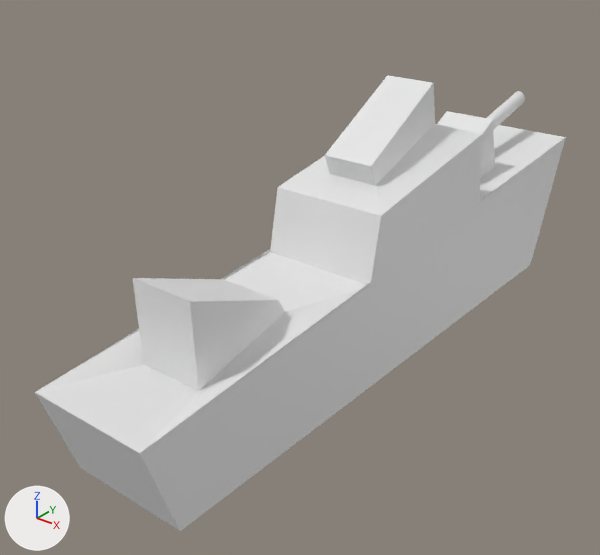
Two versions of the FBX model res/units/Fish/Fish.fbx, one commit apart.
One viewpoint serves both versions: a 50 mm lens placed at (8.17, -11.85, 7.0), pointed at (-0.57, -0.93, 0.24). Every picture has the same lights, and +X, +Y and +Z are marked at lower left. Where no turn or scale is listed for an object, it has been applied to the vertices.

Objects in the first picture: 'base', 'turret'.
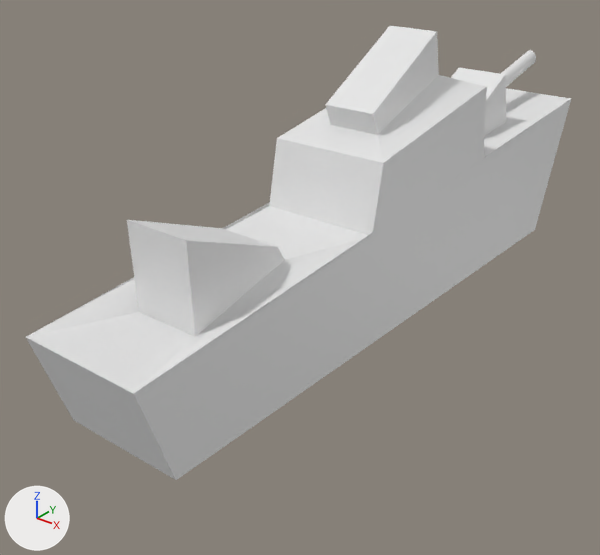
Changed parts and their boxes [x1, y1, x2, y2] in the pictures (600 x 555 px):
'base', moved
    before: [35, 75, 566, 531]
    after: [26, 26, 571, 480]
'turret', moved
    before: [437, 91, 525, 178]
    after: [451, 50, 536, 135]

The change, as a list of edits to the scene's bpy script:
```text
Change ob_turret:
    ob_turret.location: (0.02, 3.84, 1.7) -> (0.02, 4.22, 2.58)
Change ob_base:
    ob_base.location: (0.02, 0.0, -0.21) -> (0.02, 0.0, 0.7)
```
